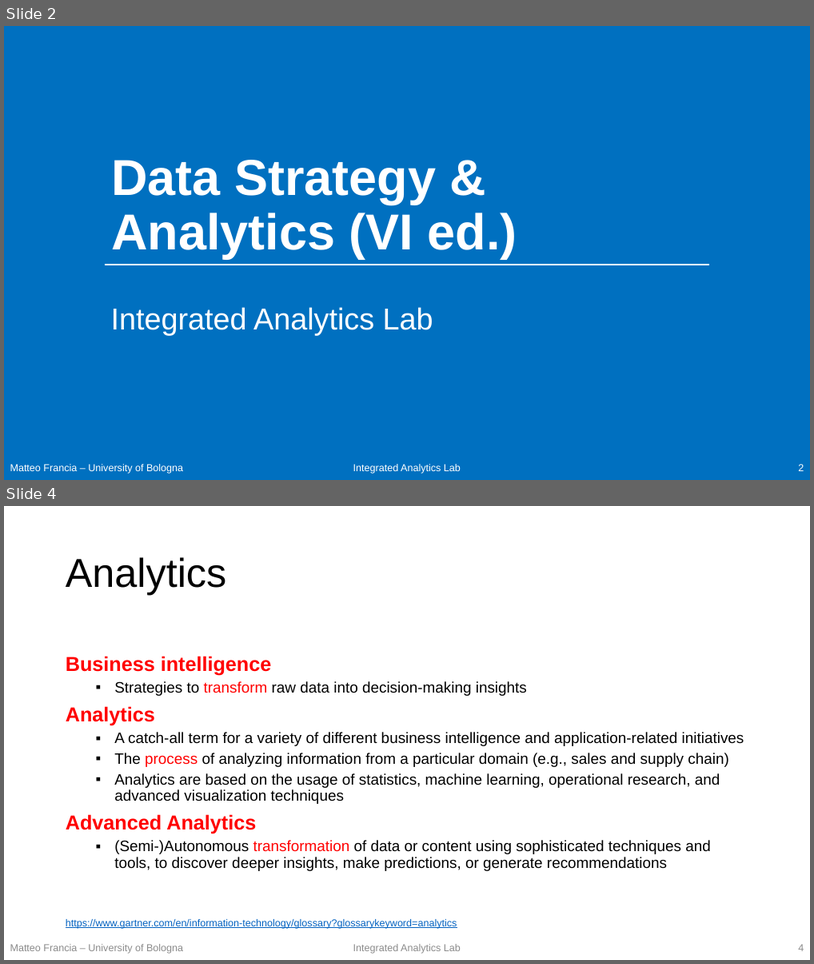
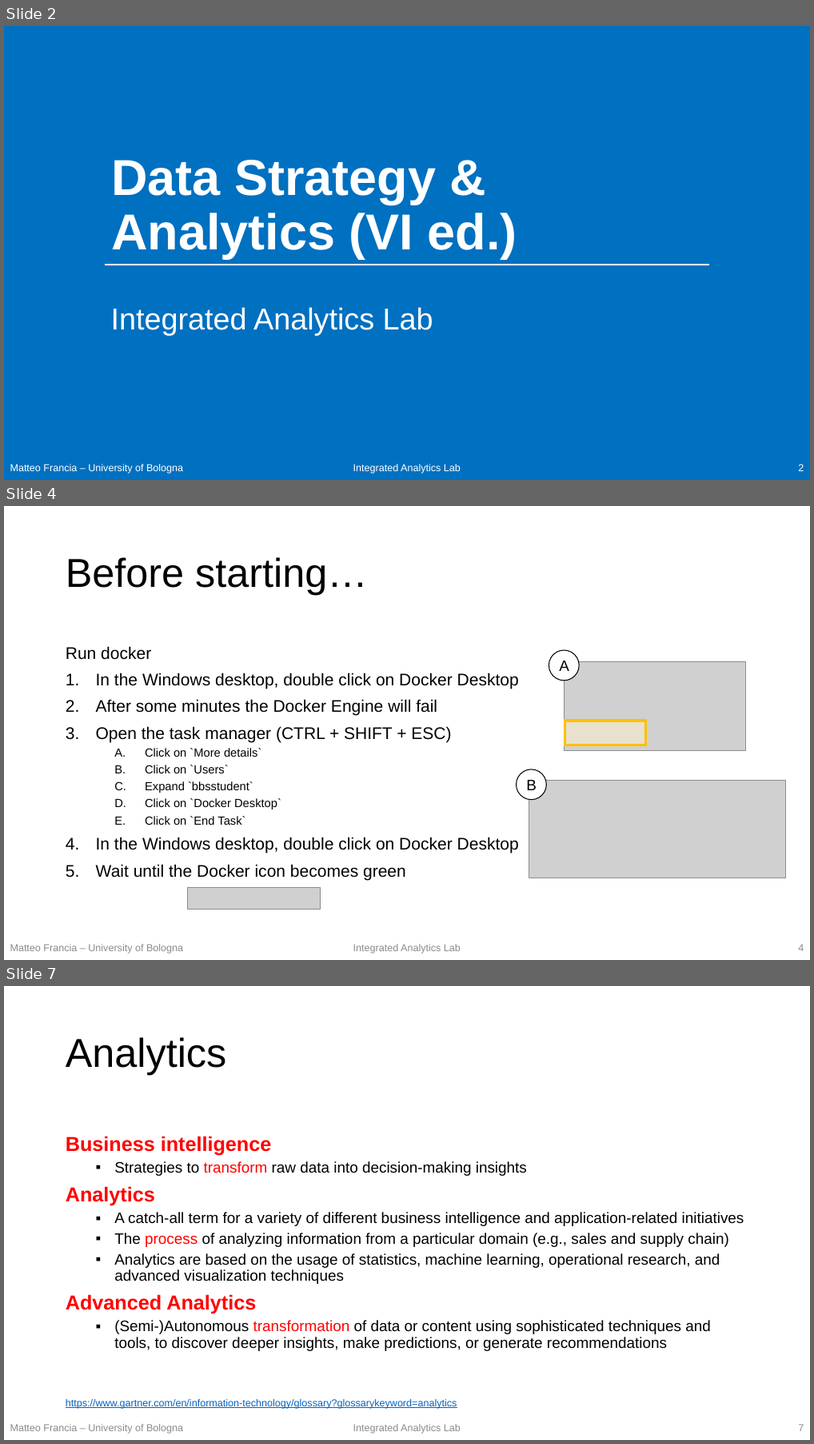
Before and after one commit to w4bo/teaching-handsondatapipelines, a slide deck: 00-slides.pptx. Shown one above the other, each under a label of ours: slides 2 and 4 before the commit, slides 2, 4 and 7 after it; the slides between them are not shown. The pictures are 814x964 and 814x1444 pixels, drawn with LibreOffice and Linux fonts; fonts in the diff are those of the drawing; grey boxes stand for pictures. Boxes give left, top, right and bottom in pixels: in the first picture for what was removed or moved away, otherwise in the second. Text is boxed around its words. In the diff, an @@ line names an element or a change of style, - is before the commit and + after.

```diff
--- a/00-slides.pptx
+++ b/00-slides.pptx
@@ slide 4 added at [4,506,810,960], background #FFFFFF; not listed: 1 template element that a slide beside it also shows @@
@@ title added at [66,557,368,595], 48 pt, text #000000 @@
+Before starting…
@@ text added at [66,646,519,880], 20 pt, text #000000 @@
+Run docker
+1. In the Windows desktop, double click on Docker Desktop
+2. After some minutes the Docker Engine will fail
+3. Open the task manager (CTRL + SHIFT + ESC)
+  A. Click on `More details`
+  B. Click on `Users`
+  C. Expand `bbsstudent`
+  D. Click on `Docker Desktop`
+  E. Click on `End Task`
+4. In the Windows desktop, double click on Docker Desktop
+5. Wait until the Docker icon becomes green
@@ ellipse added at [549,650,579,680], fill #FFFFFF, outline #000000 1 pt, 18 pt, text #000000 @@
+A
@@ picture added at [564,661,746,751] @@
@@ rectangle added at [566,720,646,745], fill #FFF2CC at 50% opacity, outline #FFC000 3 pt @@
@@ ellipse added at [516,769,546,800], fill #FFFFFF, outline #000000 1 pt, 18 pt, text #000000 @@
+B
@@ picture added at [530,780,786,878] @@
@@ picture added at [187,888,320,909] @@
@@ text added at [10,944,183,953], 12 pt, text #8C8C8C @@
+Matteo Francia – University of Bologna
@@ page number added at [798,944,804,951], 12 pt, text #8C8C8C @@
+4
@@ what was slide 4 is now slide 7 @@
@@ page number at [798,1424,804,1431]: text changed @@
-4
+7
```
Also in this commit, not shown: 2 slides changed, 2 other slides added, 4 other files.
